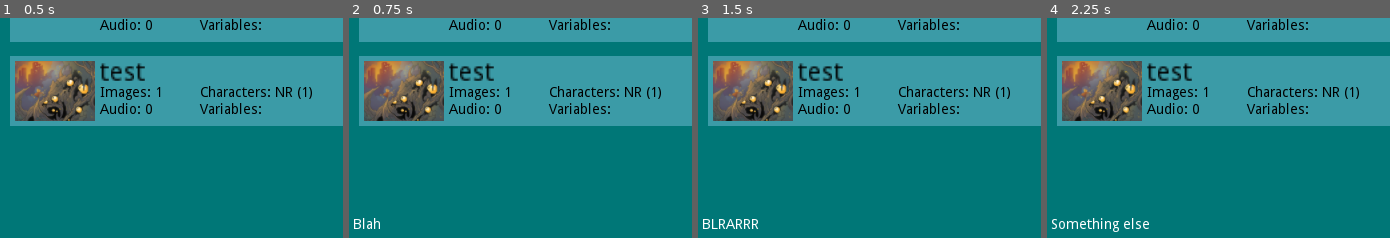
Above: before the commit, frames 1-4 (left to right).
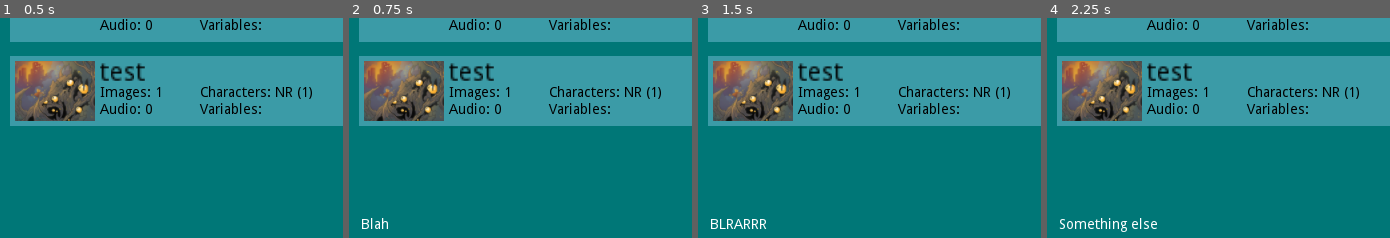
Above: after the commit, the same moments.

Repository: Parmeisan/SceneManager
Game: Godot game, scene res://Game.tscn
Two runs of this game, one before a commit and one after it. Both use one fixed random seed, a clock stepped at 60 frames per second and the inputs below.
Inputs:
- Up to frame 1 (0.5 s): no input
- Up to frame 2 (0.75 s): click ">" at 0.5 s
- Up to frame 3 (1.5 s): click ">" at 1.25 s
- Up to frame 4 (2.25 s): click ">" at 2 s
The pictures show only the part of the screen within x 0-50%, y 50-100%; the shares and areas given below are measured in that part.

Frame 1 is identical in both runs. In frame 2, 0.3% of the frame differs, in the area x 1-12%, y 90-96%; in frame 3, 0.4%; in frame 4, 0.7%, in the area x 1-33%, y 90-98%.

Commit message:
the buttons are in the center now

Diff:
--- a/Game.tscn
+++ b/Game.tscn
@@ -6,6 +6,8 @@
 [sub_resource type="Theme" id=1]
 
 [node name="SceneExplorer" type="Control"]
+anchor_right = 1.0
+anchor_bottom = 1.0
 script = ExtResource( 2 )
 
 [node name="SceneList" type="ColorRect" parent="."]
@@ -93,3 +95,5 @@
 flat = true
 
 [node name="SceneManager" parent="." instance=ExtResource( 1 )]
+anchor_right = 0.0
+anchor_bottom = 0.0
--- a/SceneManager/SceneManager.tscn
+++ b/SceneManager/SceneManager.tscn
@@ -29,13 +29,11 @@
 centered = false
 
 [node name="Speaker_Text" type="Label" parent="."]
+margin_left = 8.0
 margin_top = 424.0
-margin_right = 744.0
+margin_right = 752.0
 margin_bottom = 596.0
 autowrap = true
-__meta__ = {
-"_edit_lock_": true
-}
 
 [node name="Characters" type="Node2D" parent="."]
 
@@ -54,16 +52,10 @@
 dialogue_fontsize = 28
 
 [node name="BranchOptions" type="GridContainer" parent="."]
-anchor_left = 0.321333
-anchor_top = 0.343333
-anchor_right = 0.321333
-anchor_bottom = 0.343333
-margin_right = 300.0
-margin_bottom = 200.0
-rect_pivot_offset = Vector2( 150, 200 )
-__meta__ = {
-"_edit_use_anchors_": true
-}
+margin_left = 220.0
+margin_top = 200.0
+margin_right = 530.0
+margin_bottom = 399.0
 
 [node name="Button" type="Button" parent="BranchOptions"]
 margin_right = 300.0
